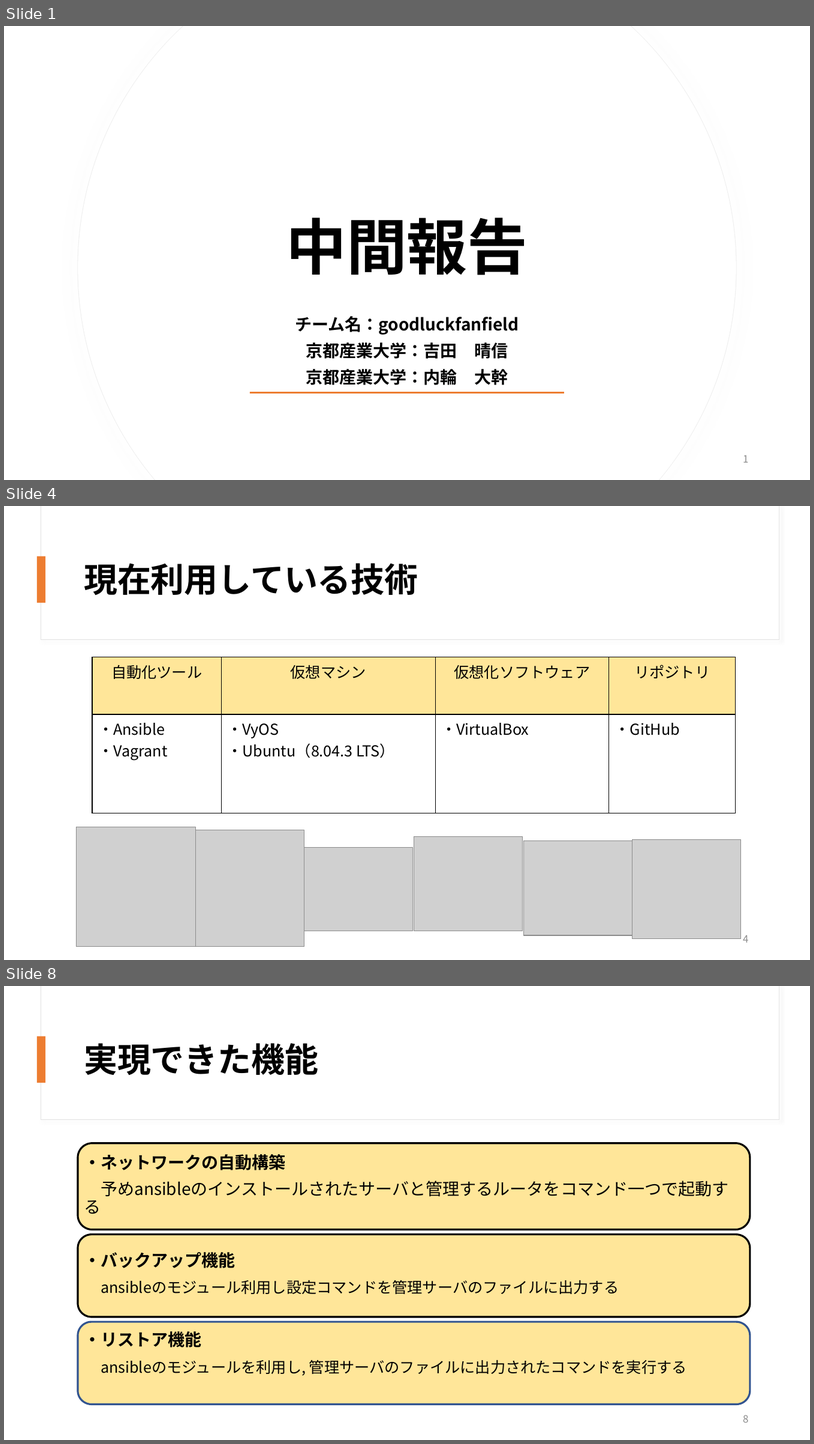
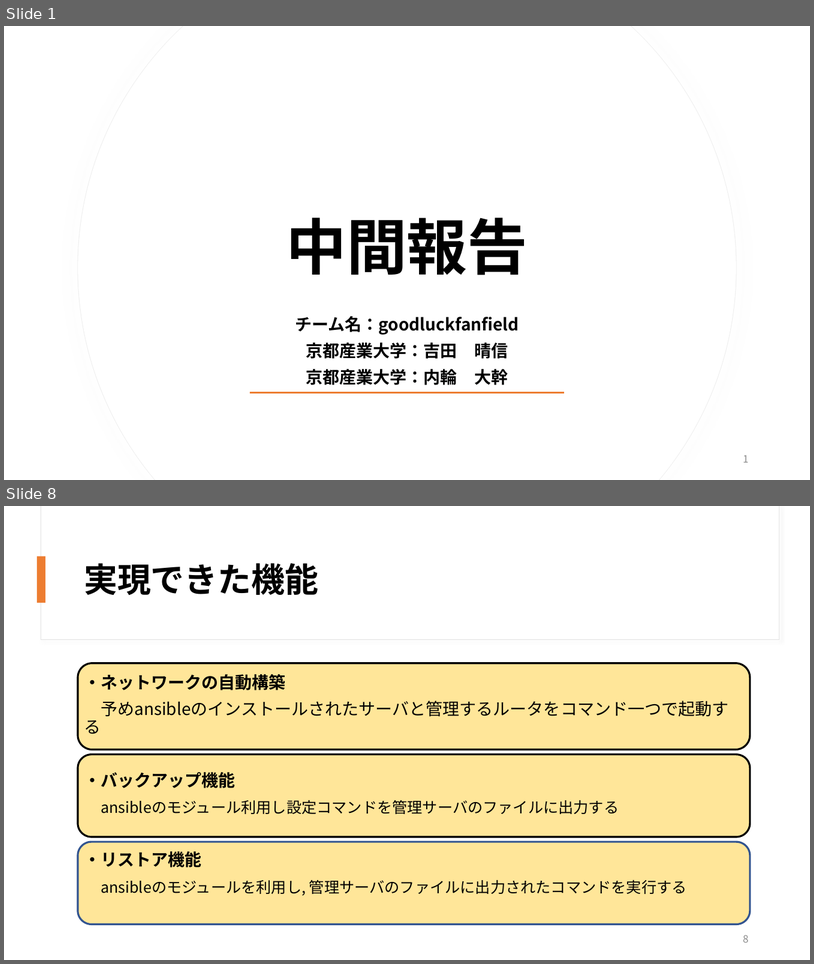
Before and after one commit to OOL2020-goodluckfanfield/Document, a slide deck: ool2020_middle_report_volume３_10_25 .pptx. Shown one above the other, each under a label of ours: slides 1, 4 and 8 before the commit, slides 1 and 8 after it; the slides between them are not shown. The pictures are 814x1444 and 814x964 pixels, drawn with LibreOffice and Linux fonts; fonts in the diff are those of the drawing; grey boxes stand for pictures. Boxes give left, top, right and bottom in pixels: in the first picture for what was removed or moved away, otherwise in the second. Text is boxed around its words. In the diff, an @@ line names an element or a change of style, - is before the commit and + after.

```diff
--- a/ool2020_middle_report_volume３_10_25 .pptx
+++ b/ool2020_middle_report_volume３_10_25 .pptx
@@ slide 4 removed at <box>4,506,810,960</box>, background #FFFFFF @@
@@ rectangle removed at <box>41,506,780,640</box> @@
@@ rectangle removed at <box>42,506,780,639</box> @@
@@ rectangle removed at <box>37,556,46,603</box> @@
@@ title removed at <box>84,563,419,595</box> @@
-現在利用している技術
@@ table removed at <box>92,657,736,813</box>, 2 rows, 4 columns @@
-自動化ツール | 仮想マシン | 仮想化ソフトウェア | リポジトリ
-・Ansible / ・Vagrant | ・VyOS / ・Ubuntu（8.04.3 LTS） | ・VirtualBox | ・GitHub
@@ picture removed at <box>77,826,196,946</box> @@
@@ picture removed at <box>196,829,305,946</box> @@
@@ picture removed at <box>304,847,413,931</box> @@
@@ picture removed at <box>414,837,523,931</box> @@
@@ picture removed at <box>524,841,633,935</box> @@
@@ picture removed at <box>633,840,741,939</box> @@
@@ page number removed at <box>743,935,749,942</box> @@
-4
```
Also in this commit, not shown: 5 slides changed, 2 slides added, 1 other file.
